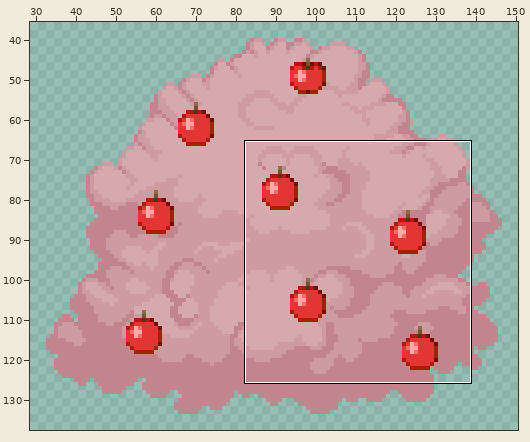
File history of a sprite sheet, plants/trees/food/foliage/cherryMFM/crown1.png. Above: a wide view before the commit, with the close-up outlined.
Close-up. Before the commit:
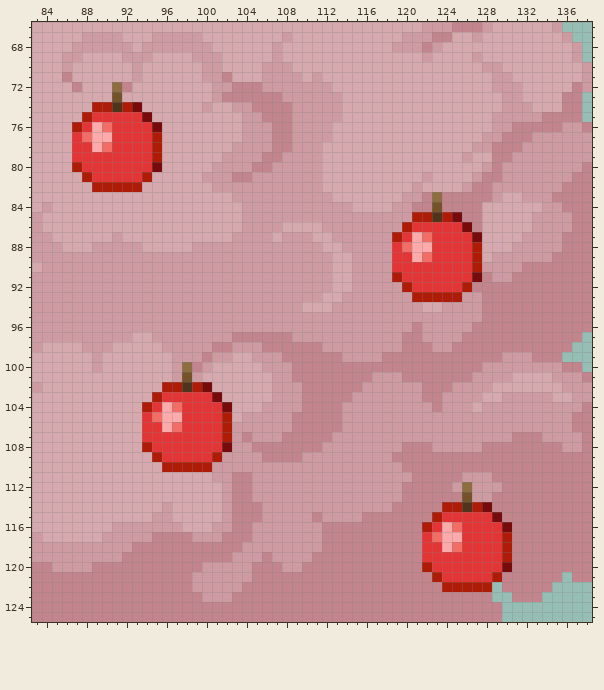
The file is 180x150 pixels. Shown: x 83..138, y 66..125. The wide view leaves out empty margins. The commit also changed other parts of the picture, which this record leaves out.
And afterwards:
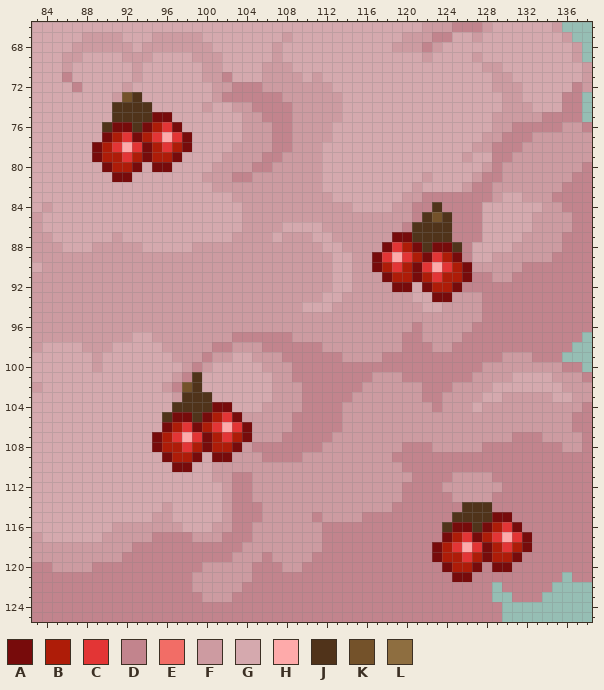
Palette (. is transparent): A #770b0b  B #ae1c08  C #e33535  D #c2848d  E #f26d66  F #cd9ba1  G #d5a9ae  H #feaaaa  J #50331a  K #74522a  L #8e6e40
From old to new:
Changed rows in their new state; - is an unchanged pixel.
first column x 87:
 72 ----GF-----------------------------------
 73 ----FKJ----------------------------------
 74 --GG-JJJ---------------------------------
 75 -GGGJJJJAA-------------------------------
 76 GGGJAAJABCA------------------------------
 77 GGGAB-ABCHCA-----------------------------
 78 GGAB-H-A-CBA-----------------------------
 79 GGABB-BA-BA------------------------------
 80 GGGABBAG-A-------------------------------
 81 -GGGAAGG---------------------------------
 82 --GGGGG----------------------------------
 83 ------------------------------------D----
 84 ------------------------------------J----
 85 ----------------------------------DJKJD--
 86 ---------------------------------DJJJJDD-
 87 --------------------------------AAJJJJDDD
 88 -------------------------------A-BAJAAJDG
 89 ------------------------------ACH-BA-BADG
 90 ------------------------------AB-BA-H-BAF
 91 -------------------------------A-BAB-BBAD
 92 --------------------------------AAGABBAD-
 93 ----------------------------------GGAAF--
first column x 94:
100 ---GF----------------------------------
101 ----DJ---------------------------------
102 --FDKJG--------------------------------
103 -GGFJJJG-------------------------------
104 GGGJJJJA-------------------------------
105 GGJAAJABCA-----------------------------
106 GGAB-AB-HCA----------------------------
107 GAB-H-ABCBA----------------------------
108 GABB-BABBA-----------------------------
109 -GABBAGAA------------------------------
110 --GAAGG--------------------------------
111 -------------------------------F-------
112 ------------------------------F-F------
113 -------------------------------FF------
114 ------------------------------DD-JJ----
115 -----------------------------DDJJJJ-A--
116 ----------------------------DDJAAJABCA-
117 ----------------------------DDAB-AB-HCA
118 ----------------------------DABCH-ABCBA
119 ----------------------------DABB-BAB-A-
120 ----------------------------DDABBADA---
121 -----------------------------DDAADDD---
122 ------------------------------DDDDD----
Changed places in both close-ups, as pixel boxes (x1, y1, x2, y2):
changed: (72, 82, 192, 192)
changed: (372, 192, 482, 302)
changed: (142, 362, 252, 472)
changed: (422, 472, 532, 592)
